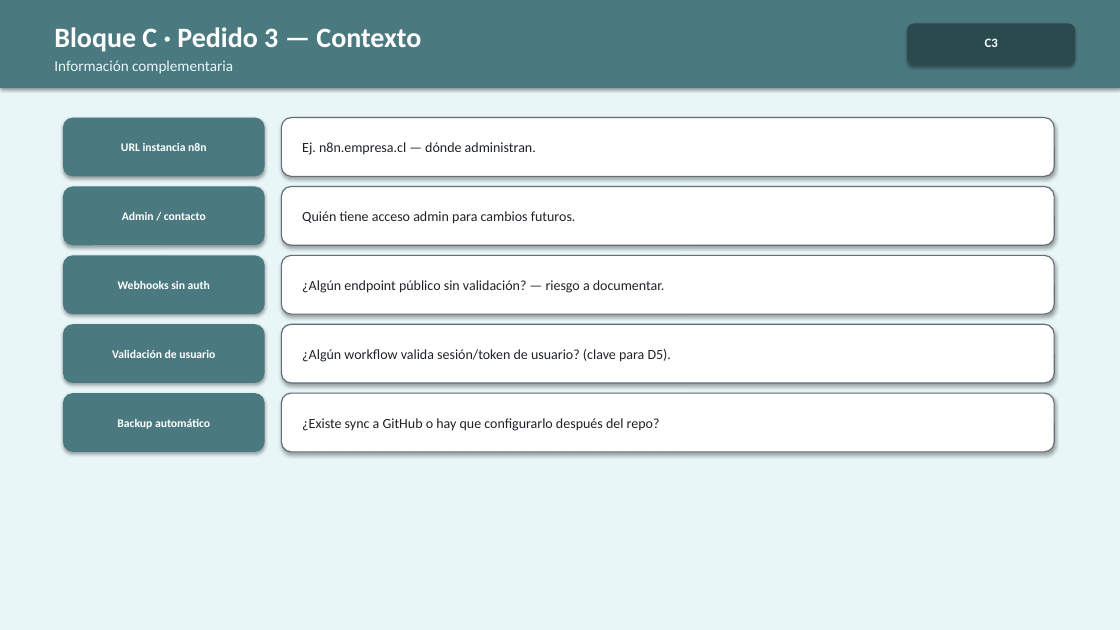
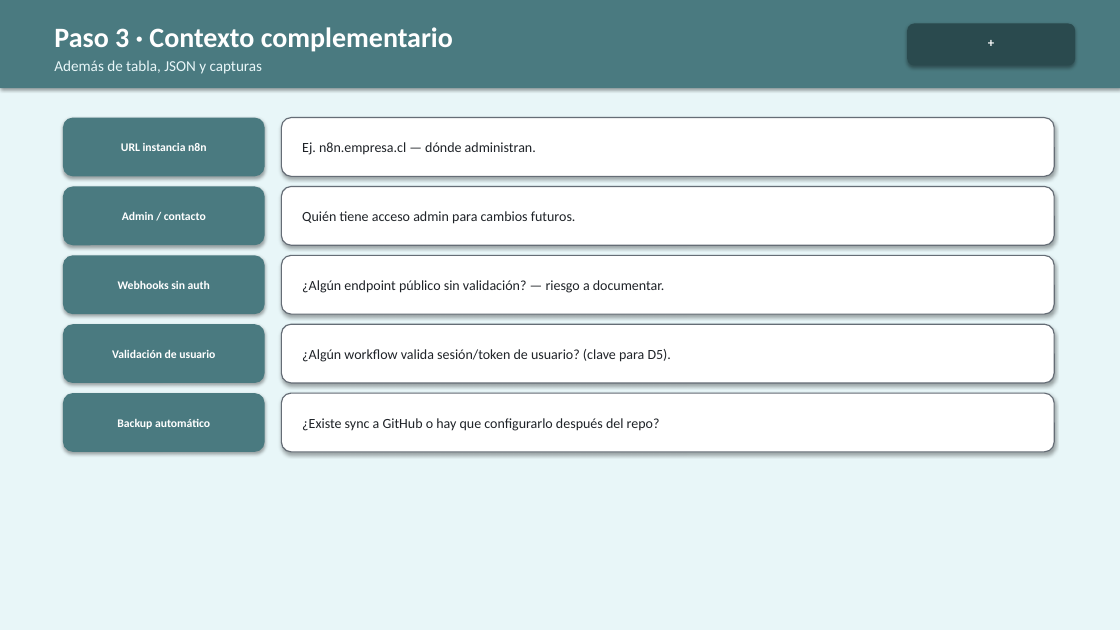
Before and after one commit to JosefaOgalde/organizacion, a slide deck: slide 13 of index/clientes/mkof/MOVA-GitHub-N8n-Checklist.pptx (slide 11 before the commit). Drawn at 1120x630 pixels with LibreOffice and Linux fonts; fonts in the diff are those of the drawing. Boxes give left, top, right and bottom in pixels: in the first picture for what was removed or moved away, otherwise in the second. Text is boxed around its words. In the diff, an @@ line names an element or a change of style, - is before the commit and + after.

```diff
--- a/index/clientes/mkof/MOVA-GitHub-N8n-Checklist.pptx
+++ b/index/clientes/mkof/MOVA-GitHub-N8n-Checklist.pptx
@@ text at [54,27,453,52]: text changed @@
-Bloque C · Pedido 3 — Contexto
+Paso 3 · Contexto complementario
@@ text at [985,38,998,47]: text changed @@
-C3
++
@@ text at [54,60,263,74]: text changed @@
-Información complementaria
+Además de tabla, JSON y capturas
```
Also in this commit, not shown: 7 other slides changed, 2 slides added, 13 other files.
